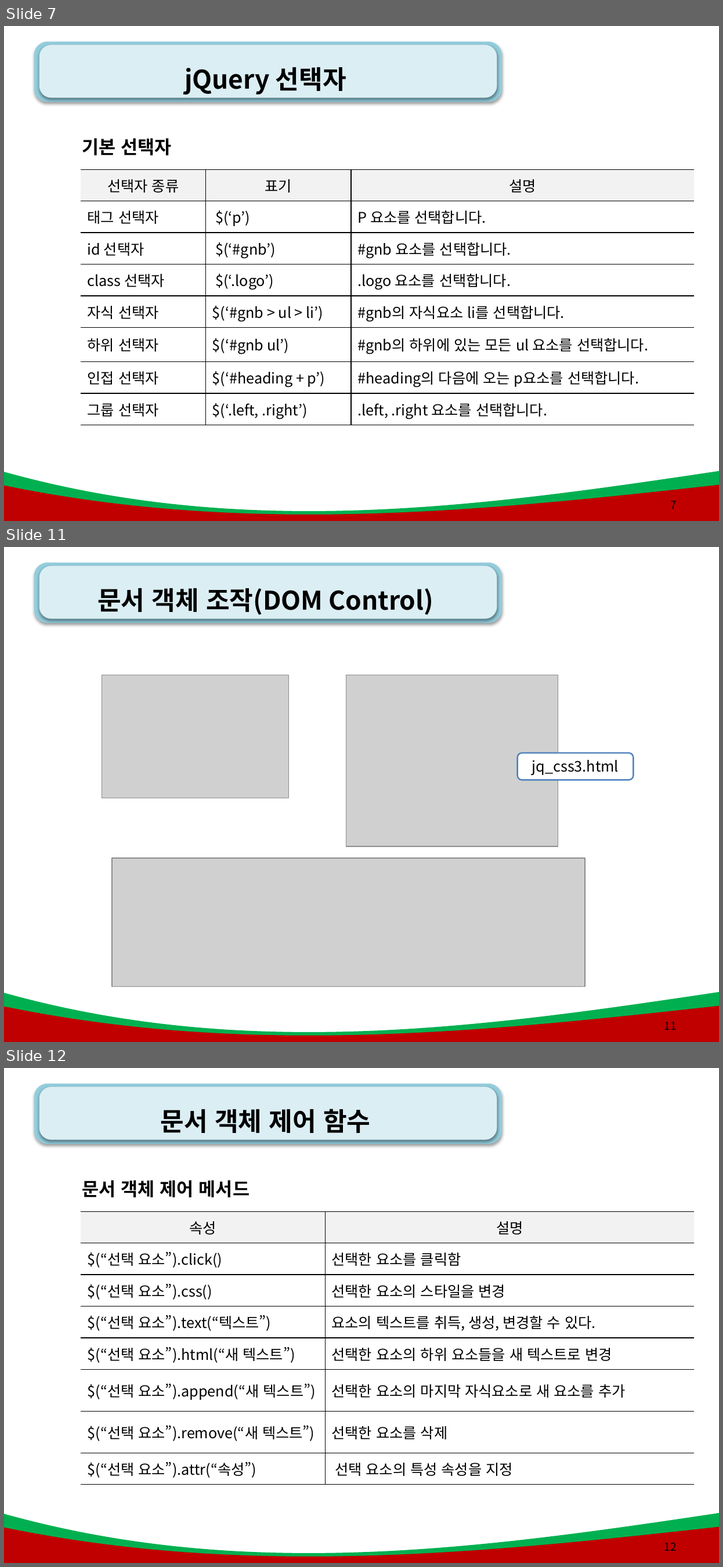
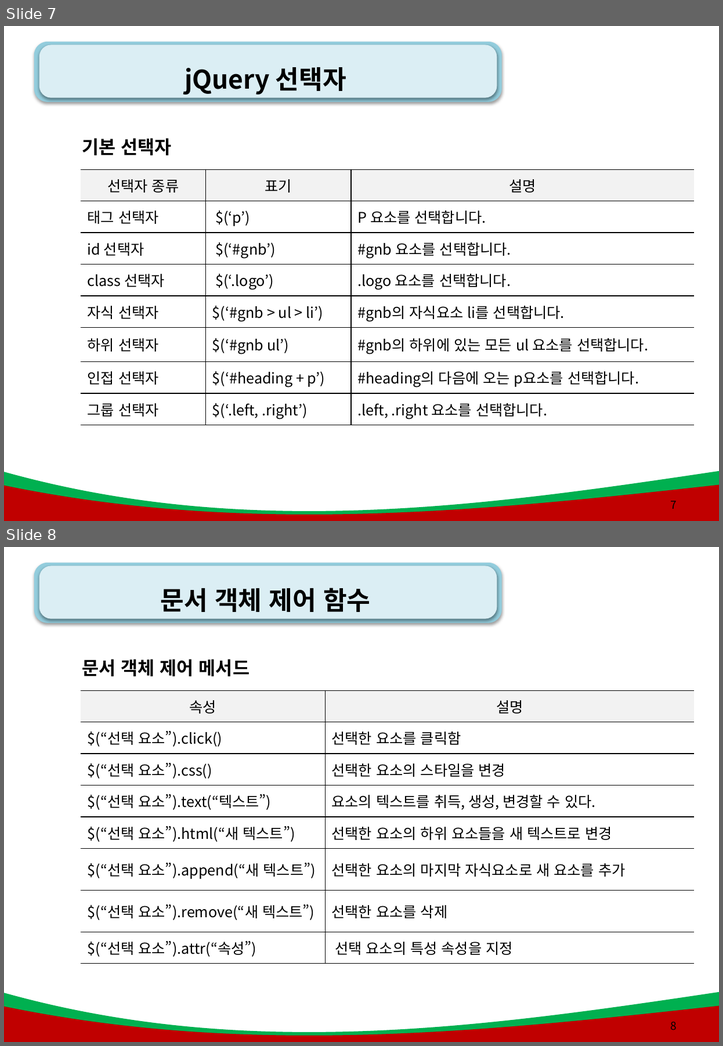
Before and after one commit to kiyongee2/green_project_web, a slide deck: js_ppt/9강. JQuery .pptx. Shown one above the other, each under a label of ours: slides 7, 11 and 12 before the commit, slides 7 and 8 after it; the slides between them are not shown. The pictures are 723x1567 and 723x1046 pixels, drawn with LibreOffice and Linux fonts; fonts in the diff are those of the drawing; grey boxes stand for pictures; background and template pictures are left out. Boxes give left, top, right and bottom in pixels: in the first picture for what was removed or moved away, otherwise in the second. Text is boxed around its words. In the diff, an @@ line names an element or a change of style, - is before the commit and + after.

```diff
--- a/js_ppt/9강. JQuery .pptx
+++ b/js_ppt/9강. JQuery .pptx
@@ slide 11 removed at <box>4,547,719,1042</box>, background #FFFFFF; not listed: 4 template elements that a slide beside it also shows @@
@@ title removed at <box>97,588,434,615</box> @@
-문서 객체 조작(DOM Control)
@@ picture removed at <box>101,675,288,798</box> @@
@@ picture removed at <box>346,675,557,846</box> @@
@@ rounded rectangle removed at <box>517,753,633,780</box> @@
-jq_css3.html
@@ picture removed at <box>112,858,585,987</box> @@
@@ page number removed at <box>664,1021,676,1030</box> @@
-11
@@ what was slide 12 is now slide 8 @@
@@ page number at <box>670,1021,676,1030</box>: text changed @@
-12
+8
```
Also in this commit, not shown: 6 slides changed, 3 slides added, 2 other slides removed, 10 other files.
